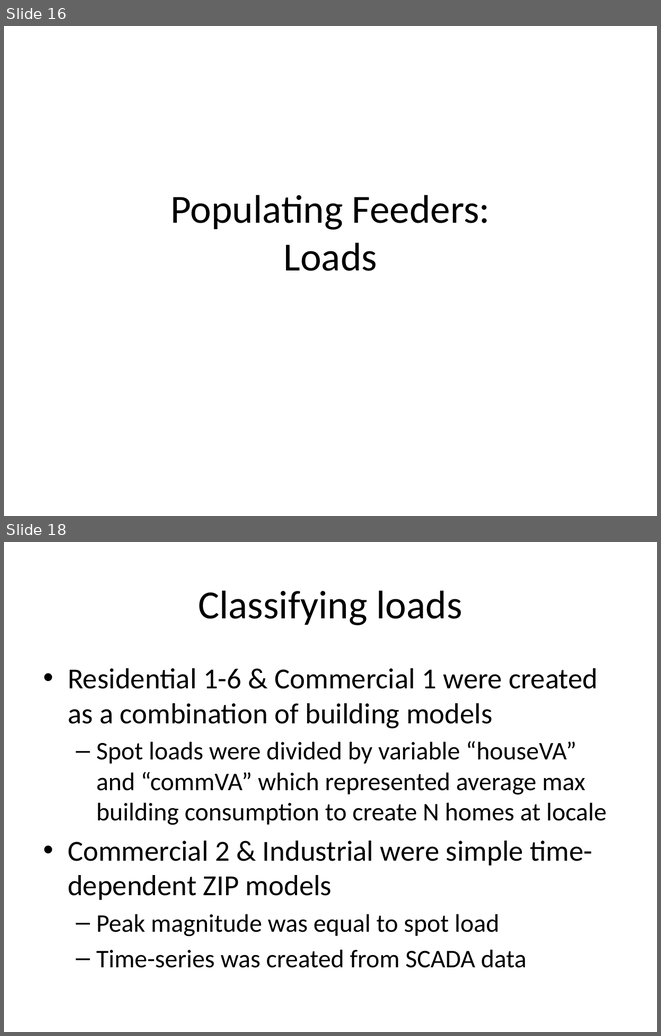
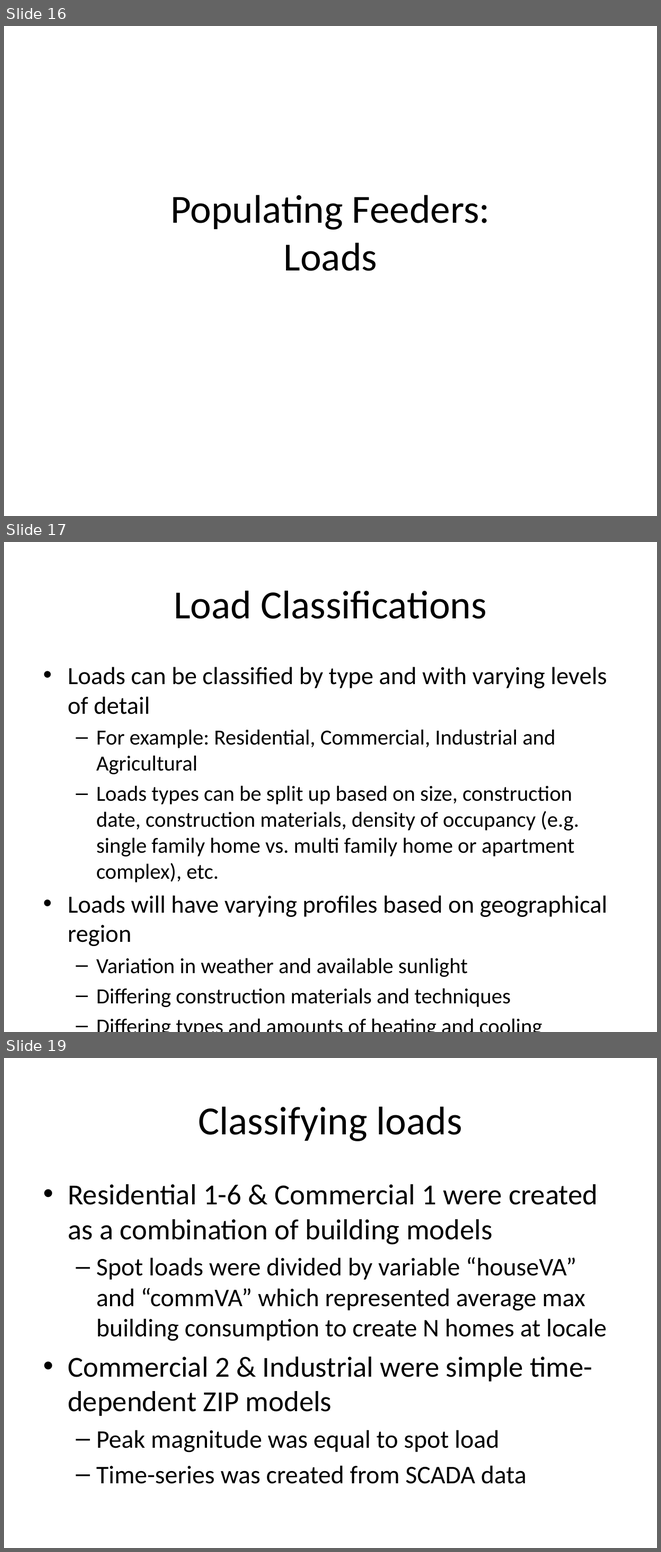
Before and after one commit to gridlab-d/course, a slide deck: ThreeDayCourse_v22/Day3/5.0 - ConvertingFeeders.pptx. Shown one above the other, each under a label of ours: slides 16 and 18 before the commit, slides 16, 17 and 19 after it; the slides between them are not shown. The pictures are 661x1036 and 661x1552 pixels, drawn with LibreOffice and Linux fonts; fonts in the diff are those of the drawing. Boxes give left, top, right and bottom in pixels: in the first picture for what was removed or moved away, otherwise in the second. Text is boxed around its words. In the diff, an @@ line names an element or a change of style, - is before the commit and + after.

```diff
--- a/ThreeDayCourse_v22/Day3/5.0 - ConvertingFeeders.pptx
+++ b/ThreeDayCourse_v22/Day3/5.0 - ConvertingFeeders.pptx
@@ slide 17 added at box(4, 542, 657, 1032), background #FFFFFF @@
@@ title added at box(174, 590, 487, 619), 44 pt, text #000000 @@
+Load Classifications
@@ text added at box(68, 667, 608, 1007), 23.8 pt, text #000000 @@
+• Loads can be classified by type and with varying levels of detail
+  – For example: Residential, Commercial, Industrial and Agricultural
+  – Loads types can be split up based on size, construction date, construction materials, density of occupancy (e.g. single family home vs. multi family home or apartment complex), etc.
+• Loads will have varying profiles based on geographical region
+  – Variation in weather and available sunlight
+  – Differing construction materials and techniques
+  – Differing types and amounts of heating and cooling
@@ what was slide 18 is now slide 19 @@
```
Also in this commit, not shown: 10 slides changed.
